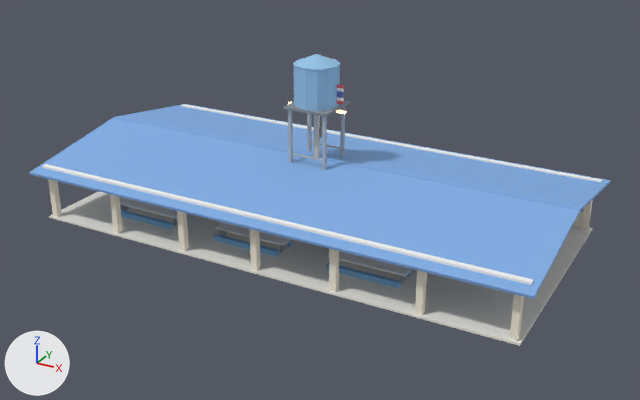
Two versions of the glTF model assets/models/samnak_kit.glb, one commit apart.
Camera for both pictures: a camera (50 mm lens) standing at (25.5, -46.0, 24.7) and looking at (0.9, -1.2, 2.3). Lighting does not change. The marker at lower left points along +X, +Y and +Z. The first picture is the older version. Vertices at exactly the same position are counted once.

The scene before the commit, as lines of its bpy script (objects in view):
```python
me_sk_canteen = bpy.data.meshes.new('sk_canteen')
me_sk_canteen.from_pydata(...)  # 520 vertices, 780 faces; spans x -16.6..16.6, y -8.4..8.4, z 0.0..4.7
# faces by material slot: [12, 180, 24, 24, 108, 216, 216]
me_sk_canteen.materials.append(mat_floortile)  # white #eae7df
me_sk_canteen.materials.append(mat_cream)  # pale yellow #f8f1df
me_sk_canteen.materials.append(mat_white)  # white #f3f3f1
me_sk_canteen.materials.append(mat_roofblue)  # blue #81ade5
me_sk_canteen.materials.append(mat_tabletop)  # white #f7f7f3
me_sk_canteen.materials.append(mat_steeldark)  # grey #868e97
me_sk_canteen.materials.append(mat_stool)  # blue #7cb3e1
me_sk_water_tank = bpy.data.meshes.new('sk_water_tank')
me_sk_water_tank.from_pydata(...)  # 109 vertices, 174 faces; spans x -1.5..1.5, y -1.5..1.5, z 0.0..11.3
# faces by material slot: [96, 12, 66]
me_sk_water_tank.materials.append(mat_steel)  # light grey #adb8c4
me_sk_water_tank.materials.append(mat_steeldark)  # grey #868e97
me_sk_water_tank.materials.append(mat_tankblue)  # blue #95c4e7
ob_sk_canteen = bpy.data.objects.new('sk_canteen', me_sk_canteen)
ob_sk_canteen.location = (0.0, 0.0, 0.0)
ob_sk_water_tank = bpy.data.objects.new('sk_water_tank', me_sk_water_tank)
ob_sk_water_tank.location = (0.0, 0.0, 0.0)
```
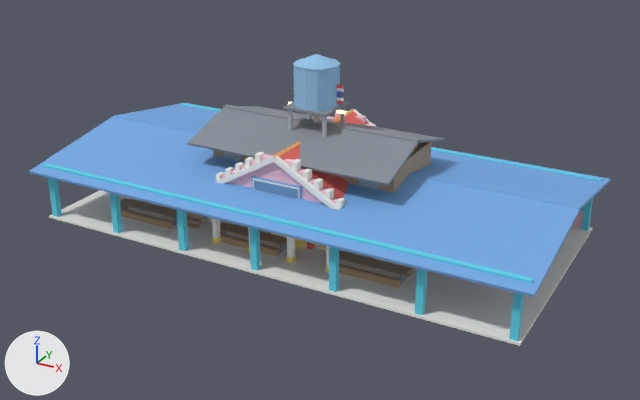
Diff of the bpy script that builds the scene:
```diff
--- a/assets/models/samnak_kit.glb.py
+++ b/assets/models/samnak_kit.glb.py
@@ mat_cyanpillar @@
+mat_cyanpillar = principled_material('CyanPillar')
+mat_cyanpillar.base_color = (0.12, 0.66, 0.85)  # cyan #61d4ed
+mat_cyanpillar.roughness = 0.85
@@ me_sk_canteen @@
-me_sk_canteen.from_pydata(...)  # 520 vertices, 780 faces; spans x -16.6..16.6, y -8.4..8.4, z 0.0..4.7
+me_sk_canteen.from_pydata(...)  # 744 vertices, 1116 faces; spans x -16.6..16.6, y -8.4..8.4, z 0.0..4.8
+# me_sk_canteen part 1: the loose piece of 8 vertices spanning x -16.2..16.2, y -7.6..-7.2, z 3.3..3.6 is turned 90 degrees about the z axis through its middle and scaled by 0.457, then moved by (0.0, 7.4, 0.0), in mat_cyanpillar (cyan #61d4ed)
+# me_sk_canteen part 2: the loose piece of 8 vertices spanning x -16.2..16.2, y 7.2..7.6, z 3.3..3.6 is moved by (0.0, -14.8, 0.1), in mat_cyanpillar (cyan #61d4ed)
+# me_sk_canteen part 3: a new loose piece, a box spanning x -16.2..16.2, y 7.22..7.58, z 3.4..3.68, in mat_cyanpillar (cyan #61d4ed)
+# me_sk_canteen part 4: the loose piece of 8 vertices spanning x -16.6..16.6, y -8.4..0.2, z 3.2..4.7 is moved by (0.0, 0.0, 0.1)
+# me_sk_canteen part 5: the loose piece of 8 vertices spanning x -16.6..16.6, y -0.2..8.4, z 3.2..4.7 is moved by (0.0, 0.0, 0.1)
+# me_sk_canteen part 6: 168 faces spanning x -15.8..15.8, y -7.6..7.6, z 0.1..3.5 switch from mat_cream (pale yellow #f8f1df) to mat_cyanpillar (cyan #61d4ed)
+# me_sk_canteen part 7: 12 faces spanning x -15.8..15.8, y 7.4..7.6, z 0.1..1.2 switch from mat_cream (pale yellow #f8f1df) to mat_wallpink (pink #f6c8da)
+# me_sk_canteen part 8: 36 faces spanning x -12.5..8.5, y -5.0..-4.2, z 0.7..0.8 switch from mat_tabletop (white #f7f7f3) to mat_wooddark (beige #ad9b86)
+# me_sk_canteen part 9: 72 faces spanning x -12.3..8.3, y -5.5..-3.7, z 0.1..0.6 switch from mat_stool (blue #7cb3e1) to mat_wood (beige #b3997c)
+# other edits to the shape of me_sk_canteen do not show in these pictures
 me_sk_canteen.materials.append(mat_floortile)
@@ me_sk_canteen @@
 me_sk_canteen.materials.append(mat_steeldark)
+me_sk_canteen.materials.append(mat_steel)  # light grey #adb8c4
+me_sk_canteen.materials.append(mat_signalred)  # red #e76c65
@@ ob_sk_wooden_stilts @@
+ob_sk_wooden_stilts = bpy.data.objects.new('sk_wooden_stilts', me_sk_wooden_stilts)  # 256 vertices, 384 faces; spans x -7.45..6.9, y -4.75..4.23, z 0.0..7.02; in mat_white (white #f3f3f1), mat_wooddark (beige #ad9b86), mat_wood (beige #b3997c), mat_glass (greyish blue #99b3c2), mat_steeldark (grey #868e97)
+ob_sk_wooden_stilts.location = (0.0, 0.0, 0.0)
@@ ob_sk_vihara_front @@
+ob_sk_vihara_front = bpy.data.objects.new('sk_vihara_front', me_sk_vihara_front)  # 394 vertices, 600 faces; spans x -5.14..5.14, y -6.07..5.15, z 0.0..6.38; in mat_white (white #f3f3f1), mat_bellgold (yellow #f3da76), mat_signalred (red #e76c65), mat_wallpink (pink #f6c8da), mat_roofblue (blue #76aae5), mat_blue (blue #6f99c4), mat_gilt (yellow #f9e595), mat_saffron (orange #f9cb61)
+ob_sk_vihara_front.location = (0.0, 0.0, 0.0)
@@ ob_sk_veranda_south @@
+ob_sk_veranda_south = bpy.data.objects.new('sk_veranda_south', me_sk_veranda_south)  # 304 vertices, 464 faces; spans x -5.11..5.11, y -2.49..2.39, z 0.0..6.39; in mat_floortile (white #edece7), mat_white (white #f3f3f1), mat_steeldark (grey #868e97), mat_roofblue (blue #76aae5), mat_blue (blue #6f99c4), mat_dark (dark grey #69656c), mat_skywall (pale blue #d7edf8), mat_glass (greyish blue #99b3c2), mat_coral (pink #f6b6aa)
+ob_sk_veranda_south.location = (0.0, 0.0, 0.0)
```

Pixel boxes (x1, y1, x2, y2) of what changed, in the pictures (640 x 400 px; the box of a moved part takes in the faces that stretch with it):
'sk_canteen', reshaped
    before: (29, 104, 611, 346)
    after: (29, 103, 611, 346)
'sk_wooden_stilts', added
    after: (187, 104, 445, 261)
    faces in mat_steeldark (grey #868e97): (187, 104, 445, 186)
    faces in mat_wooddark (beige #ad9b86): (187, 142, 432, 229)
    faces in mat_glass (greyish blue #99b3c2): (224, 152, 379, 190)
'sk_vihara_front', added
    after: (212, 109, 377, 273)
    faces in mat_white (white #f3f3f1): (212, 109, 377, 267)
    faces in mat_wallpink (pink #f6c8da): (221, 113, 376, 204)
    faces in mat_signalred (red #e76c65): (272, 110, 368, 200)
    faces in mat_blue (blue #6f99c4): (254, 180, 298, 199)
    faces in mat_bellgold (yellow #f3da76): (212, 110, 353, 273)
'sk_veranda_south', added (mostly hidden)
    after: (266, 110, 404, 135)
part 1 of me_sk_canteen, moved or reshaped (not visible afterwards)
    before: (42, 164, 534, 285)
part 2 of me_sk_canteen, moved or reshaped
    before: (181, 104, 602, 183)
    after: (42, 163, 534, 283)
part 3 of me_sk_canteen, added
    after: (181, 103, 602, 181)
part 4 of me_sk_canteen, moved or reshaped
    before: (29, 116, 581, 299)
    after: (29, 115, 581, 297)
part 5 of me_sk_canteen, moved or reshaped
    before: (113, 104, 611, 211)
    after: (112, 103, 611, 210)
part 6 of me_sk_canteen, recoloured
    both: (48, 179, 593, 341)
part 7 of me_sk_canteen, recoloured
    before: (573, 212, 591, 228)
    after: (572, 210, 583, 228)
part 8 of me_sk_canteen, recoloured
    both: (120, 198, 412, 276)
part 9 of me_sk_canteen, recoloured
    before: (121, 210, 412, 288)
    after: (121, 199, 412, 288)
